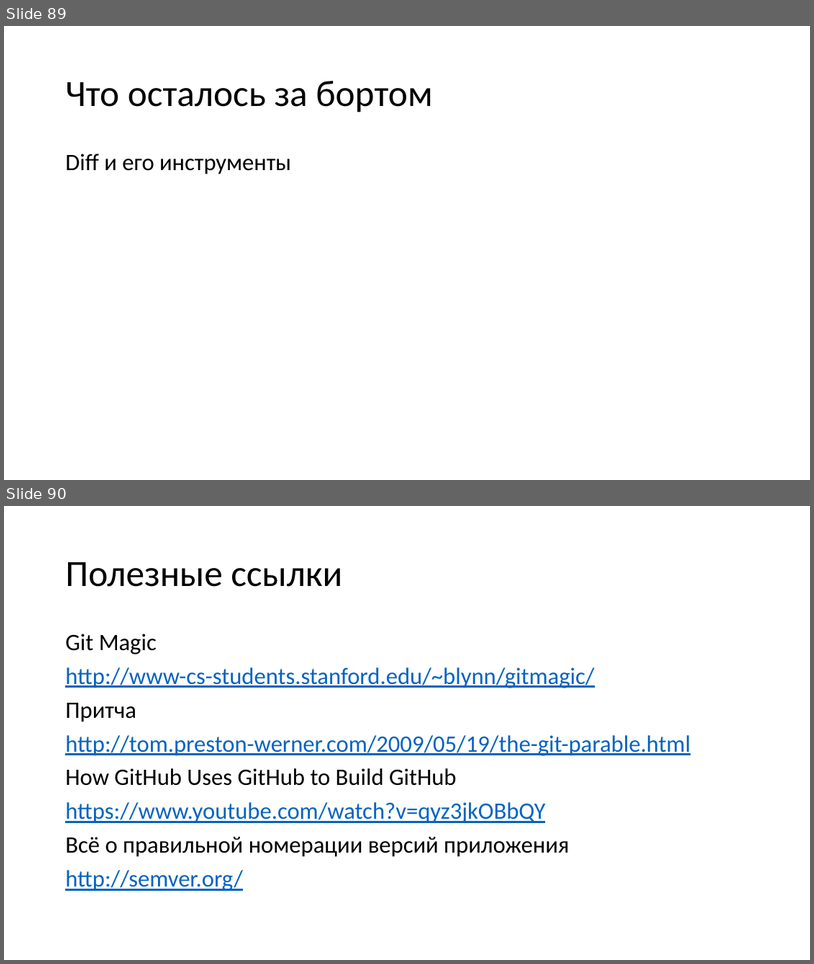
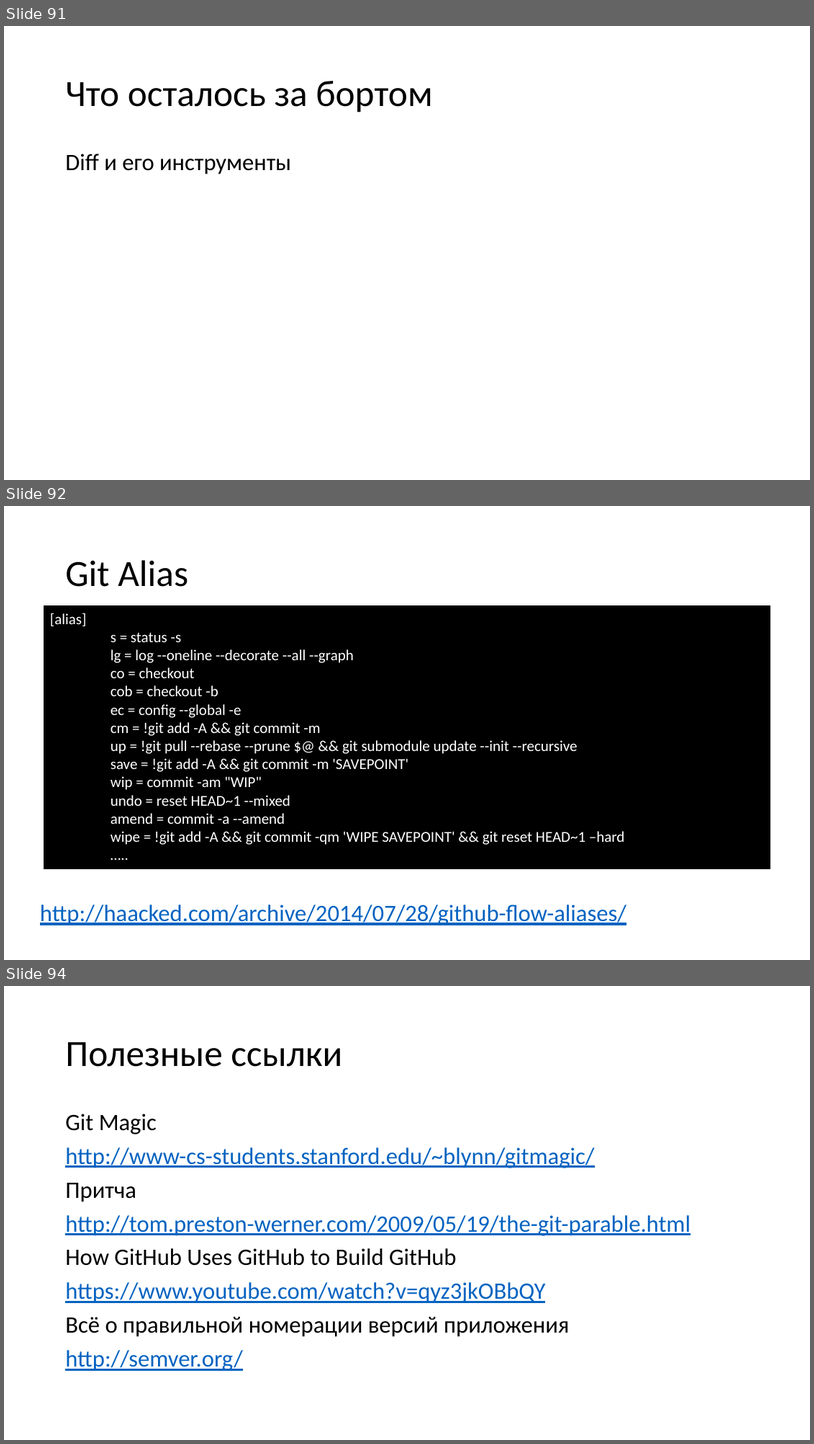
Before and after one commit to dzmitry-varabei/front-end-course, a slide deck: git-commit-code-review/Presentation1.pptx. Shown one above the other, each under a label of ours: slides 89 and 90 before the commit, slides 91, 92 and 94 after it; the slides between them are not shown. The pictures are 814x964 and 814x1444 pixels, drawn with LibreOffice and Linux fonts; fonts in the diff are those of the drawing. Boxes give left, top, right and bottom in pixels: in the first picture for what was removed or moved away, otherwise in the second. Text is boxed around its words. In the diff, an @@ line names an element or a change of style, - is before the commit and + after.

```diff
--- a/git-commit-code-review/Presentation1.pptx
+++ b/git-commit-code-review/Presentation1.pptx
@@ slide 92 added at bbox=[4, 506, 810, 960], background #FFFFFF @@
@@ title added at bbox=[65, 560, 188, 587], 44 pt, text #000000 @@
+Git Alias
@@ rectangle added at bbox=[44, 606, 771, 868], fill #000000, outline #000000 1 pt, 18 pt, text #FFFFFF @@
+[alias]
+s = status -s
+lg = log --oneline --decorate --all --graph
+co = checkout
+cob = checkout -b
+ec = config --global -e
+cm = !git add -A && git commit -m
+up = !git pull --rebase --prune $@ && git submodule update --init --recursive
+save = !git add -A && git commit -m 'SAVEPOINT'
+wip = commit -am "WIP"
+undo = reset HEAD~1 --mixed
+amend = commit -a --amend
+wipe = !git add -A && git commit -qm 'WIPE SAVEPOINT' && git reset HEAD~1 –hard
+…..
@@ text added at bbox=[40, 904, 627, 925], 28 pt, text #0563C1, underline @@
+http://haacked.com/archive/2014/07/28/github-flow-aliases/
@@ what was slide 89 is now slide 91 @@
@@ what was slide 90 is now slide 94 @@
```
Also in this commit, not shown: 4 slides changed, 8 other slides added, 2 slides removed, 1 other file.
